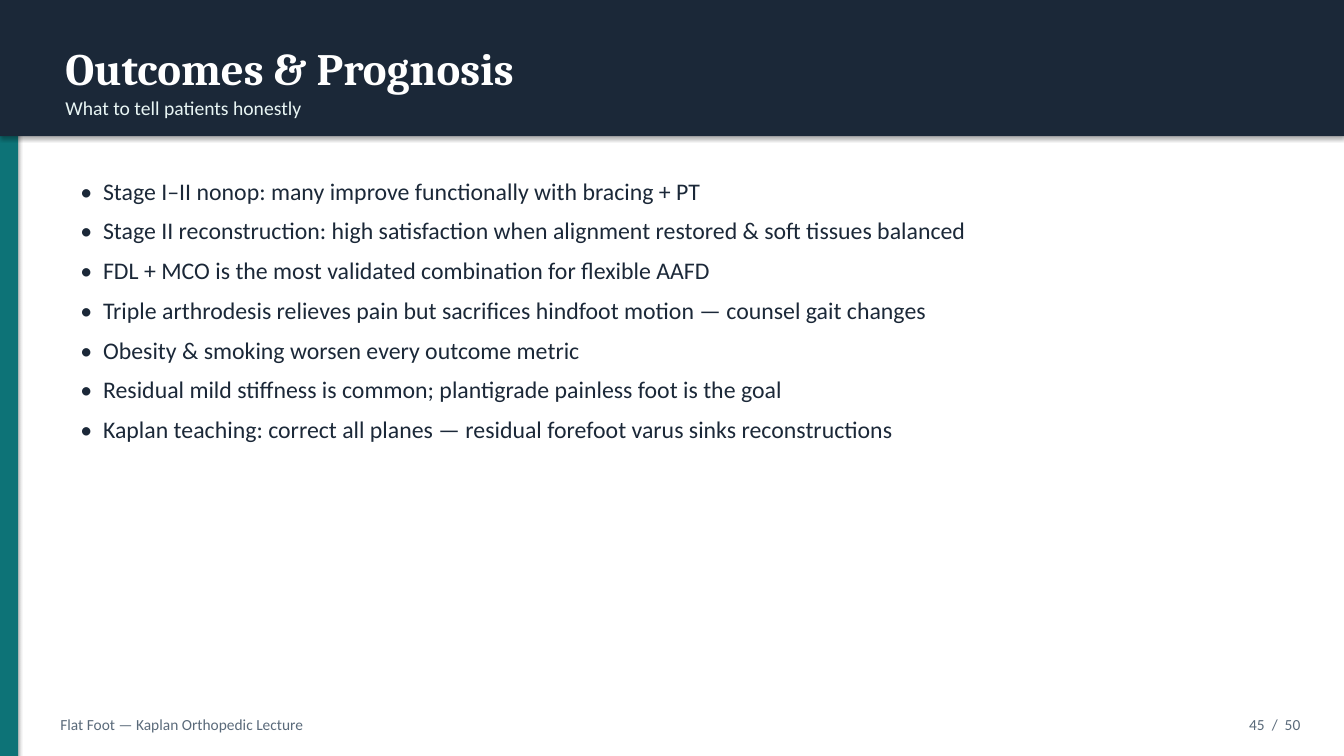
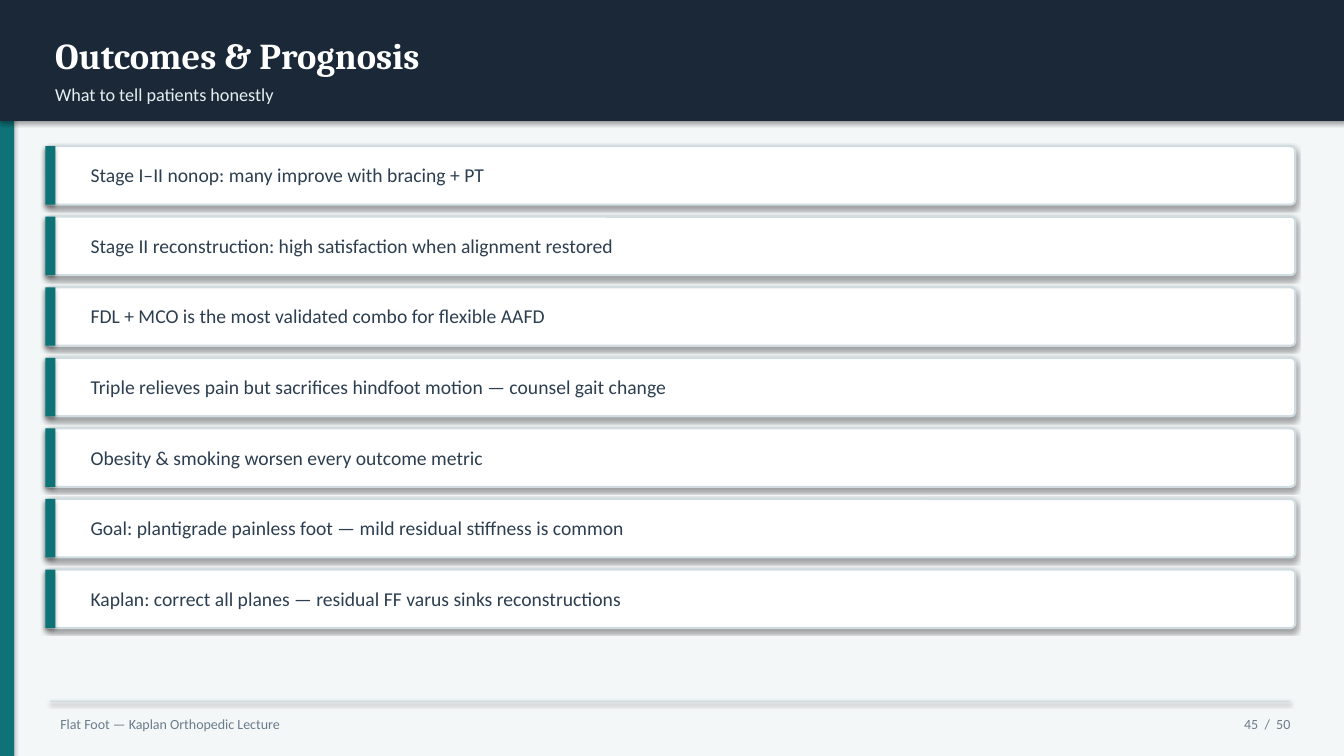
Before and after one commit to AhmedMohsen74/Ahmed-Mohsen-Mohamed, a slide deck: slide 45 of flatfoot-lecture/Flat_Foot_Kaplan_Orthopedic_Lecture.pptx. Drawn at 1344x756 pixels with LibreOffice and Linux fonts; fonts in the diff are those of the drawing. Boxes give left, top, right and bottom in pixels: in the first picture for what was removed or moved away, otherwise in the second. Text is boxed around its words. In the diff, an @@ line names an element or a change of style, - is before the commit and + after.

```diff
--- a/flatfoot-lecture/Flat_Foot_Kaplan_Orthopedic_Lecture.pptx
+++ b/flatfoot-lecture/Flat_Foot_Kaplan_Orthopedic_Lecture.pptx
@@ rectangle: place and size @@
-rectangle at <box>0,0,18,756</box>
+rectangle at <box>0,0,14,756</box>
@@ rectangle: place and size @@
-rectangle at <box>0,0,1344,136</box>
+rectangle at <box>0,0,1344,121</box>
@@ rectangle added at <box>0,0,1344,756</box>, fill #F4F7F8 @@
@@ text "Outcomes & Prognosis": place and size @@
-text "Outcomes & Prognosis" at <box>65,54,514,95</box>
+text "Outcomes & Prognosis" at <box>55,44,419,77</box>
@@ text "Outcomes & Prognosis" at <box>55,44,419,77</box>: size 32 to 26 pt @@
@@ text "What to tell patients honestly": place and size @@
-text "What to tell patients honestly" at <box>65,101,301,118</box>
+text "What to tell patients honestly" at <box>55,88,273,104</box>
@@ text "What to tell patients honestly" at <box>55,88,273,104</box>: size 14 to 13 pt, text colour #E8F5F4 to #E4F1F0 @@
@@ rounded rectangle added at <box>45,146,1296,205</box>, fill #FFFFFF, outline #D0DCE0 1.5 pt @@
@@ rectangle added at <box>45,146,55,205</box>, fill #0D7377 @@
@@ text added at <box>91,168,484,186</box>, 14 pt, text #2C3E50 @@
+Stage I–II nonop: many improve with bracing + PT
@@ text removed at <box>103,183,965,442</box> @@
-• Stage I–II nonop: many improve functionally with bracing + PT
-• Stage II reconstruction: high satisfaction when alignment restored & soft tissues balanced
-• FDL + MCO is the most validated combination for flexible AAFD
-• Triple arthrodesis relieves pain but sacrifices hindfoot motion — counsel gait changes
-• Obesity & smoking worsen every outcome metric
-• Residual mild stiffness is common; plantigrade painless foot is the goal
-• Kaplan teaching: correct all planes — residual forefoot varus sinks reconstructions
@@ rounded rectangle added at <box>45,217,1296,275</box>, fill #FFFFFF, outline #D0DCE0 1.5 pt @@
@@ rectangle added at <box>45,217,55,275</box>, fill #0D7377 @@
@@ text added at <box>91,239,613,257</box>, 14 pt, text #2C3E50 @@
+Stage II reconstruction: high satisfaction when alignment restored
@@ rounded rectangle added at <box>45,287,1296,346</box>, fill #FFFFFF, outline #D0DCE0 1.5 pt @@
@@ rectangle added at <box>45,287,55,346</box>, fill #0D7377 @@
@@ text added at <box>91,309,545,323</box>, 14 pt, text #2C3E50 @@
+FDL + MCO is the most validated combo for flexible AAFD
@@ rounded rectangle added at <box>45,358,1296,416</box>, fill #FFFFFF, outline #D0DCE0 1.5 pt @@
@@ rectangle added at <box>45,358,55,416</box>, fill #0D7377 @@
@@ text added at <box>91,380,666,398</box>, 14 pt, text #2C3E50 @@
+Triple relieves pain but sacrifices hindfoot motion — counsel gait change
@@ rounded rectangle added at <box>45,429,1296,487</box>, fill #FFFFFF, outline #D0DCE0 1.5 pt @@
@@ rectangle added at <box>45,429,55,487</box>, fill #0D7377 @@
@@ text added at <box>91,451,483,469</box>, 14 pt, text #2C3E50 @@
+Obesity & smoking worsen every outcome metric
@@ rounded rectangle added at <box>45,499,1296,558</box>, fill #FFFFFF, outline #D0DCE0 1.5 pt @@
@@ rectangle added at <box>45,499,55,558</box>, fill #0D7377 @@
@@ text added at <box>91,521,623,539</box>, 14 pt, text #2C3E50 @@
+Goal: plantigrade painless foot — mild residual stiffness is common
@@ rounded rectangle added at <box>45,570,1296,628</box>, fill #FFFFFF, outline #D0DCE0 1.5 pt @@
@@ rectangle added at <box>45,570,55,628</box>, fill #0D7377 @@
@@ text added at <box>91,592,621,609</box>, 14 pt, text #2C3E50 @@
+Kaplan: correct all planes — residual FF varus sinks reconstructions
@@ text "Flat Foot — Kaplan Orthopedic ..." at <box>60,719,279,731</box>: size 11 to 10 pt, text colour #5A6A7A to #6B7C8A @@
@@ rectangle added at <box>50,701,1291,702</box>, fill #D0DCE0 @@
@@ text "45 / 50" at <box>1244,720,1290,729</box>: size 11 to 10 pt, text colour #5A6A7A to #6B7C8A @@
```
Also in this commit, not shown: 49 other slides changed, 14 other files.
